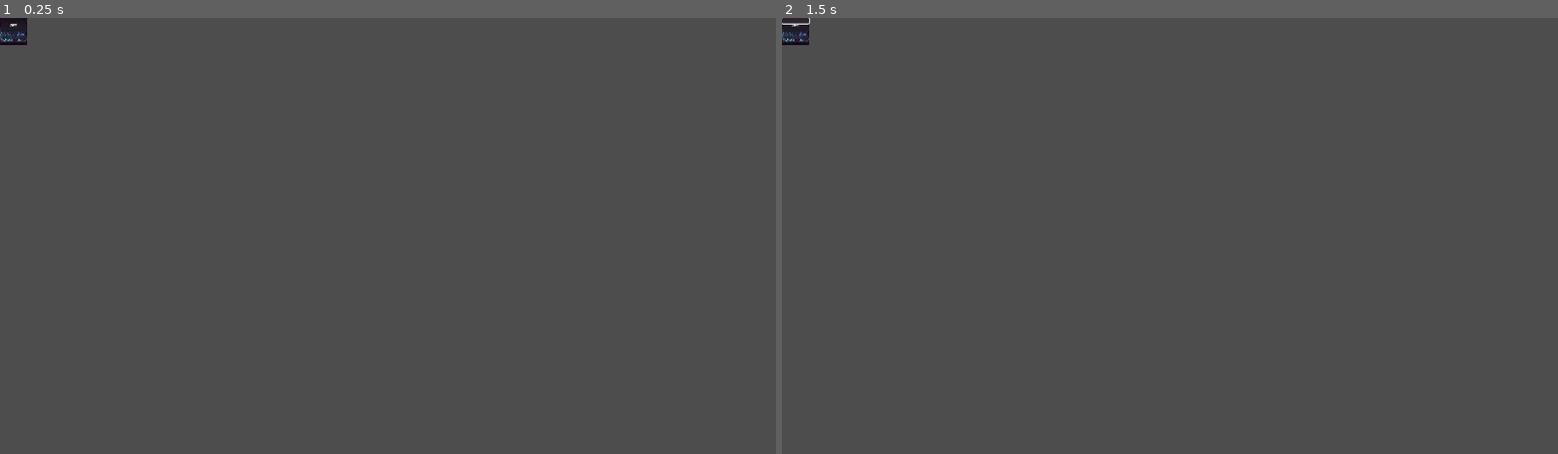
Above: before the commit, frames 1-2 (left to right).
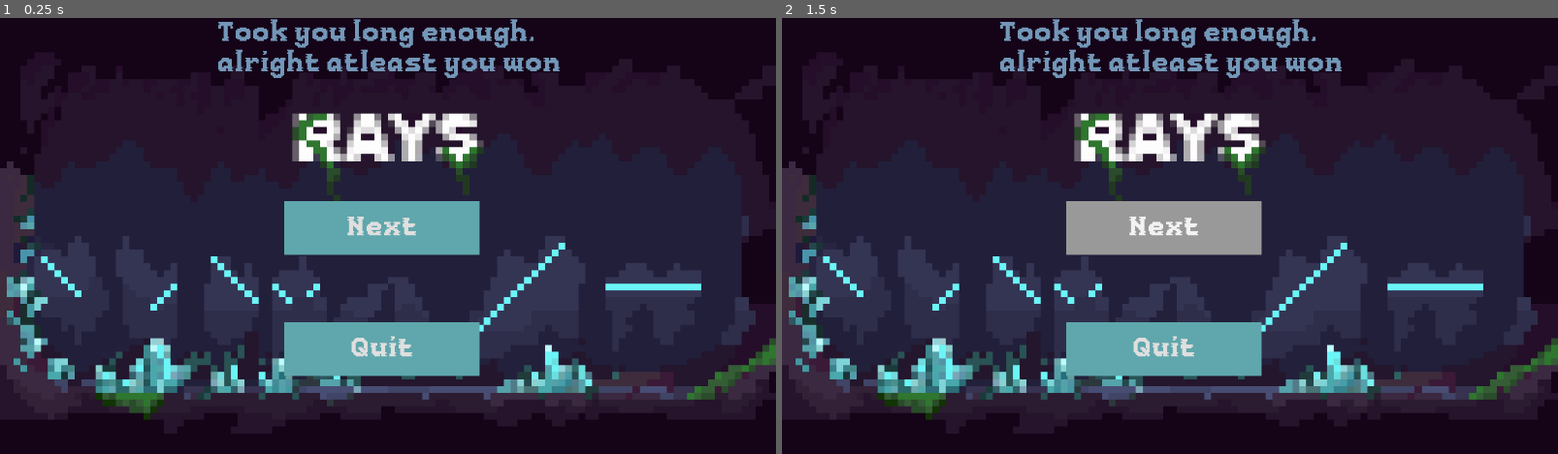
Above: after the commit, the same moments.

Repository: Alfreditann/rays2.1
Game: Godot game, scene res://Scenes/win_screen.tscn
Two runs of this game, one before a commit and one after it. Both use one fixed random seed, a clock stepped at 60 frames per second and the inputs below. This scene is started directly instead of the project's main scene.
Inputs (mouse positions are in pixels of both pictures, inside the frame that each line leads up to; where the layout moved, square brackets give the same spot in the first picture):
- Up to frame 1 (0.25 s): no input
- Up to frame 2 (1.5 s): click (1162, 227) [797, 22] at 0.5 s; click (1162, 227) [797, 22] at 1.25 s

The runs differ from the first frame. In frame 1, 99% of the frame differs, in the area x 0-100%, y 0-100%; in frame 2, 99%.

Commit message:
Win screen done

Diff:
--- /dev/null
+++ b/rays/GDScripts/win_screen.gd
@@ -0,0 +1,8 @@
+extends Control
+
+func _on_menu_pressed() -> void:
+	get_tree().change_scene_to_file("res://tscn/title_screen.tscn")
+
+
+func _on_quit_game_pressed() -> void:
+	get_tree().quit()
--- a/rays/Scenes/win_screen.tscn
+++ b/rays/Scenes/win_screen.tscn
@@ -1,9 +1,22 @@
-[gd_scene load_steps=3 format=3 uid="uid://2ut6ymjrct3k"]
+[gd_scene load_steps=10 format=3 uid="uid://2ut6ymjrct3k"]
 
+[ext_resource type="Script" uid="uid://d35pss3etuopi" path="res://GDScripts/win_screen.gd" id="1_awi1s"]
 [ext_resource type="Texture2D" uid="uid://cpikebhbgg5d3" path="res://Assets/Sprites/mainmenu-rays.png" id="1_l5sol"]
+[ext_resource type="FontFile" uid="uid://d0earjg3lblmr" path="res://Assets/Fonts/pixelmax/Pixelmax-Regular.otf" id="3_bwc64"]
 
 [sub_resource type="StyleBoxTexture" id="StyleBoxTexture_a00f1"]
 texture = ExtResource("1_l5sol")
+
+[sub_resource type="StyleBoxFlat" id="StyleBoxFlat_l5sol"]
+bg_color = Color(0.37464148, 0.6535661, 0.6765846, 1)
+
+[sub_resource type="StyleBoxFlat" id="StyleBoxFlat_a00f1"]
+
+[sub_resource type="StyleBoxFlat" id="StyleBoxFlat_awi1s"]
+
+[sub_resource type="StyleBoxFlat" id="StyleBoxFlat_bwc64"]
+
+[sub_resource type="StyleBoxEmpty" id="StyleBoxEmpty_85imr"]
 
 [node name="WinScreen" type="Control"]
 layout_mode = 3
@@ -12,25 +25,57 @@
 anchor_bottom = 1.0
 grow_horizontal = 2
 grow_vertical = 2
+script = ExtResource("1_awi1s")
 
 [node name="Panel" type="Panel" parent="."]
-layout_mode = 0
-offset_right = 40.0
-offset_bottom = 40.0
+layout_mode = 1
+anchors_preset = 15
+anchor_right = 1.0
+anchor_bottom = 1.0
+grow_horizontal = 2
+grow_vertical = 2
 theme_override_styles/panel = SubResource("StyleBoxTexture_a00f1")
 
 [node name="Label" type="Label" parent="."]
 layout_mode = 0
-offset_right = 40.0
-offset_bottom = 23.0
+offset_left = 322.0
+offset_top = 2.0
+offset_right = 833.0
+offset_bottom = 131.0
+theme_override_colors/font_color = Color(0.450939, 0.5923324, 0.7217891, 1)
+theme_override_fonts/font = ExtResource("3_bwc64")
+theme_override_font_sizes/font_size = 40
+text = "Took you long enough,
+alright atleast you won"
 
 [node name="VBoxContainer" type="VBoxContainer" parent="."]
 layout_mode = 0
-offset_right = 40.0
-offset_bottom = 40.0
+offset_left = 422.0
+offset_top = 272.0
+offset_right = 712.0
+offset_bottom = 532.0
+theme_override_constants/separation = 100
 
 [node name="Menu" type="Button" parent="VBoxContainer"]
 layout_mode = 2
+size_flags_vertical = 3
+theme_override_fonts/font = ExtResource("3_bwc64")
+theme_override_font_sizes/font_size = 40
+theme_override_styles/normal = SubResource("StyleBoxFlat_l5sol")
+theme_override_styles/pressed = SubResource("StyleBoxFlat_a00f1")
+theme_override_styles/hover = SubResource("StyleBoxFlat_awi1s")
+theme_override_styles/hover_mirrored = SubResource("StyleBoxFlat_bwc64")
+theme_override_styles/focus = SubResource("StyleBoxEmpty_85imr")
+text = "Next"
 
 [node name="QuitGame" type="Button" parent="VBoxContainer"]
 layout_mode = 2
+size_flags_vertical = 3
+theme_override_fonts/font = ExtResource("3_bwc64")
+theme_override_font_sizes/font_size = 40
+theme_override_styles/normal = SubResource("StyleBoxFlat_l5sol")
+theme_override_styles/pressed = SubResource("StyleBoxFlat_a00f1")
+theme_override_styles/hover = SubResource("StyleBoxFlat_awi1s")
+theme_override_styles/hover_mirrored = SubResource("StyleBoxFlat_bwc64")
+theme_override_styles/focus = SubResource("StyleBoxEmpty_85imr")
+text = "Quit"
Not shown, added: rays/GDScripts/win_screen.gd.uid
